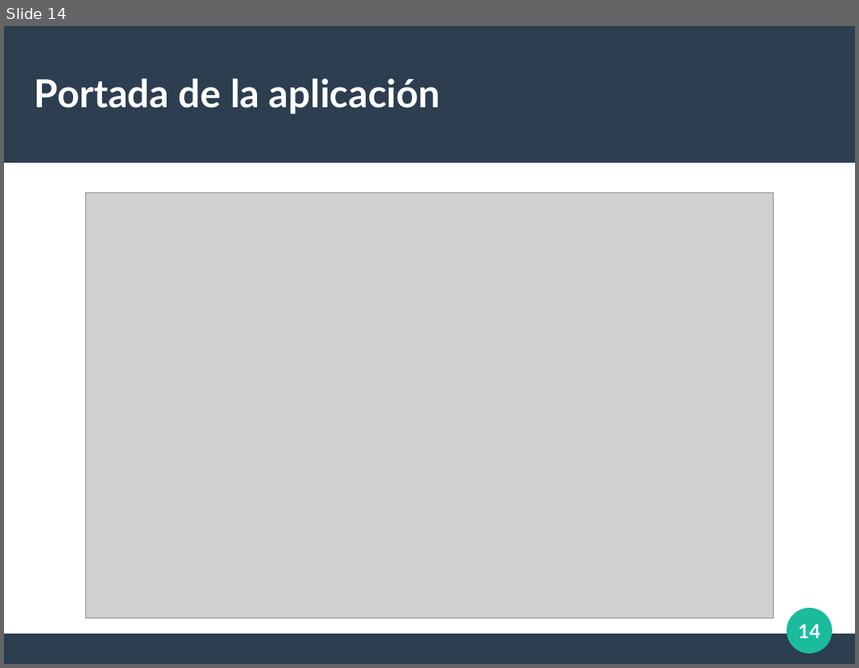
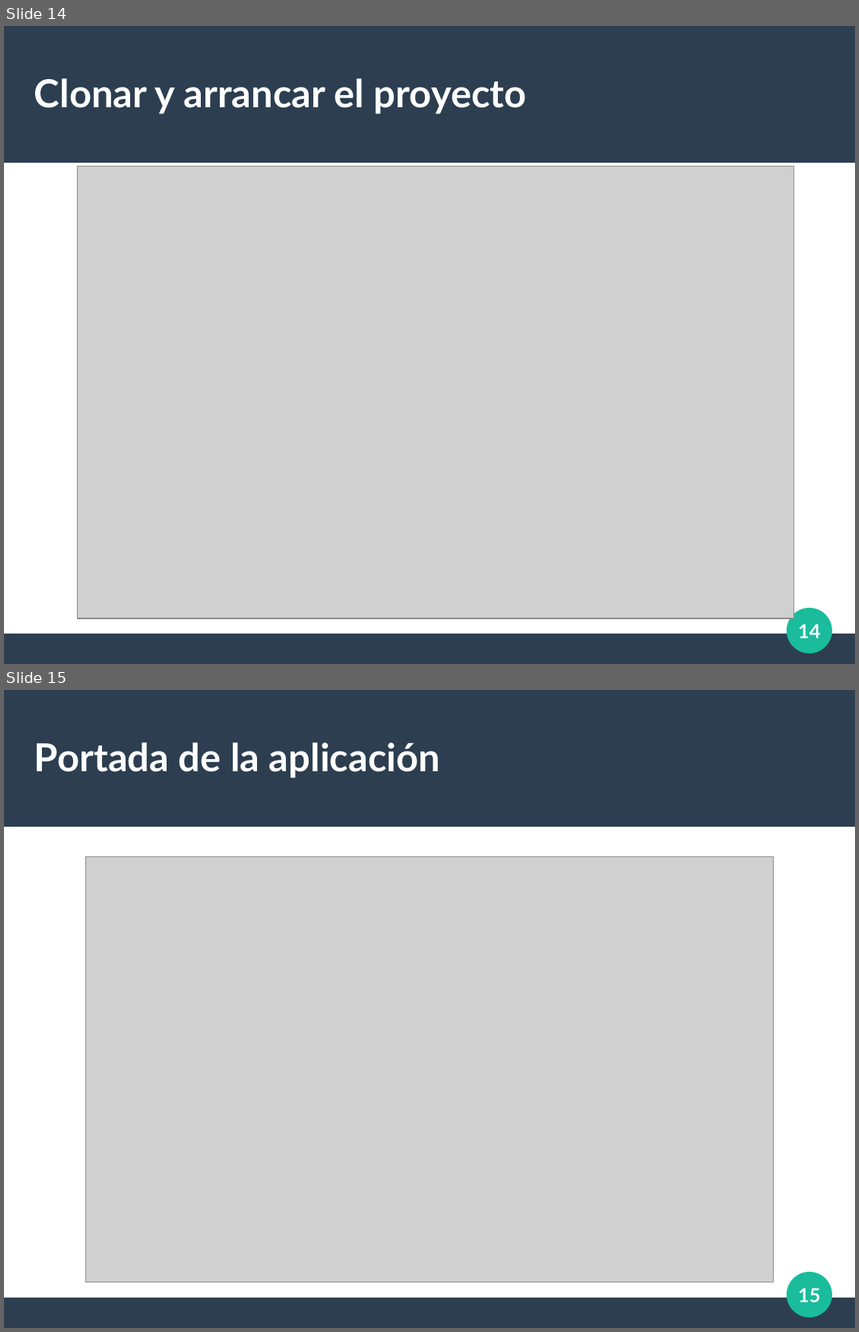
Before and after one commit to albeerto26/DjangoServerHeroku, a slide deck: diapos/Introduccion Django.odp. Shown one above the other, each under a label of ours: slide 14 before the commit, slides 14 and 15 after it. The pictures are 859x668 and 859x1332 pixels, drawn with LibreOffice and Linux fonts; fonts in the diff are those of the drawing; grey boxes stand for pictures. Boxes give left, top, right and bottom in pixels: in the first picture for what was removed or moved away, otherwise in the second. Text is boxed around its words. In the diff, an @@ line names an element or a change of style, - is before the commit and + after.

```diff
--- a/diapos/Introduccion Django.odp
+++ b/diapos/Introduccion Django.odp
@@ slide 14 added at [4,26,855,664], background #FFFFFF; not listed: 3 template elements that a slide beside it also shows @@
@@ title added at [34,78,527,114], 36 pt, text #FFFFFF, bold @@
+Clonar y arrancar el proyecto
@@ picture added at [78,166,795,619] @@
@@ page number added at [798,624,820,639], 18 pt, text #FFFFFF, bold @@
+14
@@ what was slide 14 is now slide 15 @@
@@ page number at [798,1288,820,1303]: text changed @@
-14
+15
```
Also in this commit, not shown: 3 slides changed, 2 other slides added, 2 slides removed, 4 other files.
